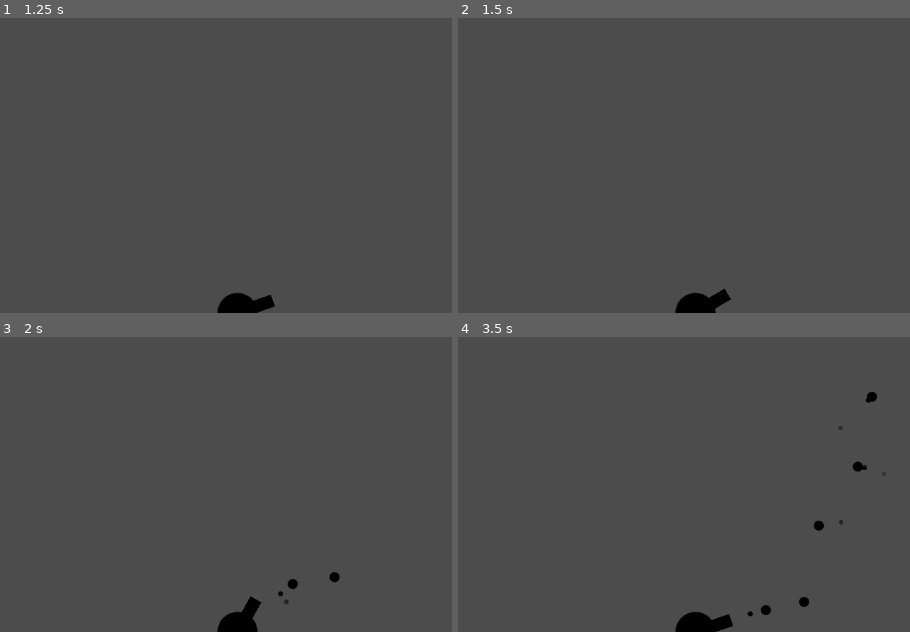
Above: before the commit, frames 1-4 (two rows, left to right).
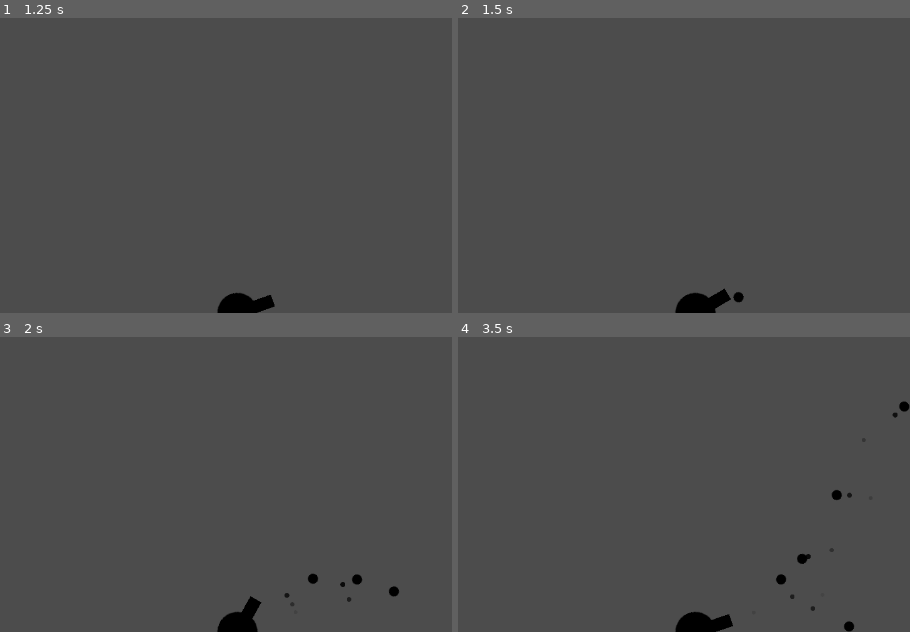
Above: after the commit, the same moments.

Repository: enesdemirag/ballistics
Game: Godot game, scene res://Level.tscn
Same seed, same stepped clock (60 frames per second), same inputs: the game is played once before the commit and once after it.
Inputs:
- Up to frame 1 (1.25 s): tap Enter at 0.5 s; hold Right (ui_right) from 0.53 s (still down); hold Space (ui_select) from 0.53 s (still down)
- Up to frame 2 (1.5 s): release Right (ui_right) at 1.28 s; release Space (ui_select) at 1.28 s; hold Left (ui_left) from 1.28 s (still down); tap Space (ui_select) at 1.35 s
- Up to frame 3 (2 s): keep holding Left (ui_left); tap Space (ui_select) at 1.52, 1.82 s
- Up to frame 4 (3.5 s): release Left (ui_left) at 2.03 s; hold Space (ui_select) 2.03-2.78 s; hold Right (ui_right) from 2.03 s (still down); tap Space (ui_select) at 2.85, 3.02, 3.32 s

Frame 1 is identical in both runs. In frame 2, less than 0.1% of the frame differs, in the area x 60-64%, y 92-97%; in frame 3, 0.4%; in frame 4, 0.8%, in the area x 63-100%, y 18-100%.

Commit message:
update level

Diff:
--- a/Ball.tscn
+++ b/Ball.tscn
@@ -93,7 +93,7 @@
 angular_velocity = 0.0
 angular_damp = -1.0
 script = ExtResource( 1 )
-_sections_unfolded = [ "Linear" ]
+_sections_unfolded = [ "Angular", "Applied Forces", "Collision", "Linear" ]
 min_speed = 1
 max_speed = 100
 
--- a/Level.gd
+++ b/Level.gd
@@ -3,17 +3,15 @@
 
 export (int) var ball_count
 var screensize
-var initial_cannon_rotation
 
 func _ready():
 	randomize()
-	print("Hello")
 	$Music.play()
 	screensize = get_viewport_rect().size
 	$CannonPath/CannonSpawnLocation.set_offset(randi())
 	$Cannon.position = $CannonPath/CannonSpawnLocation.position
-	initial_cannon_rotation = $CannonPath/CannonSpawnLocation.rotation + PI / 2
-	$Cannon.rotation = initial_cannon_rotation + rand_range(-PI / 2.5, PI / 2.5)
+	$Cannon.rotation = $CannonPath/CannonSpawnLocation.rotation + rand_range(PI / 10, 9 * PI / 10)
+	print("Hello World")
 
 func updateCannonRotation(rotation):
 	$Cannon.rotation += rotation * PI / 180
@@ -25,23 +23,18 @@
 		$Cannon.rotation += PI / 90
 
 func _physics_process(delta):
-	if Input.is_action_pressed("ui_select"):
-		$BallTimer.start()
+	if Input.is_action_just_released("ui_select"):
+		if ball_count > 0:
+			var ball = Ball.instance()
+			add_child(ball)
+			ball.position = $Cannon.position
+			ball.rotation = $Cannon.rotation
+			ball.set_linear_velocity(Vector2(400, 0).rotated($Cannon.rotation - PI))
+			ball_count -= 1
 	if Input.is_action_pressed("ui_right"):
 		updateCannonRotation(1)
 	if Input.is_action_pressed("ui_left"):
 		updateCannonRotation(-1)
 
-func _on_BallTimer_timeout():
-	if ball_count > 0:
-		var ball = Ball.instance()
-		add_child(ball)
-		ball.position = $Cannon.position
-		ball.rotation = $Cannon.rotation
-		ball.set_linear_velocity(Vector2(400, 0).rotated($Cannon.rotation - PI))
-		ball_count -= 1
-	else:
-		pass
-
 func _on_Target_hit():
 	pass # Success
--- a/Level.tscn
+++ b/Level.tscn
@@ -34,8 +34,8 @@
 
 [node name="CannonSpawnLocation" type="PathFollow2D" parent="CannonPath" index="0"]
 
-position = Vector2( 40, 720 )
-rotation = -1.55245e-05
+position = Vector2( 50, 720 )
+rotation = -3.12944e-05
 offset = 0.0
 h_offset = 0.0
 v_offset = 0.0
@@ -44,16 +44,11 @@
 loop = true
 lookahead = 4.0
 
-[node name="BallTimer" type="Timer" parent="." index="1"]
+[node name="Cannon" parent="." index="1" instance=ExtResource( 3 )]
 
-process_mode = 1
-wait_time = 0.1
-one_shot = true
-autostart = false
+_sections_unfolded = [ "Angular", "Collision", "Linear", "Pickable", "Transform" ]
 
-[node name="Cannon" parent="." index="2" instance=ExtResource( 3 )]
-
-[node name="Wall" type="Node2D" parent="." index="3"]
+[node name="Wall" type="Node2D" parent="." index="2"]
 
 editor/display_folded = true
 position = Vector2( 670, 360 )
@@ -73,9 +68,9 @@
 build_mode = 0
 polygon = PoolVector2Array( -680, -370, 620, -370, 620, 370, -680, 370, -680, -360, -670, -360, -670, 360, 610, 360, 610, -360, -680, -360 )
 
-[node name="Target" parent="." index="4" instance=ExtResource( 4 )]
+[node name="Target" parent="." index="3" instance=ExtResource( 4 )]
 
-[node name="Music" type="AudioStreamPlayer" parent="." index="5"]
+[node name="Music" type="AudioStreamPlayer" parent="." index="4"]
 
 stream = ExtResource( 5 )
 volume_db = 0.0
@@ -84,6 +79,4 @@
 mix_target = 0
 bus = "Master"
 
-[connection signal="timeout" from="BallTimer" to="." method="_on_BallTimer_timeout"]
-
 [connection signal="hit" from="Target" to="." method="_on_Target_hit"]
